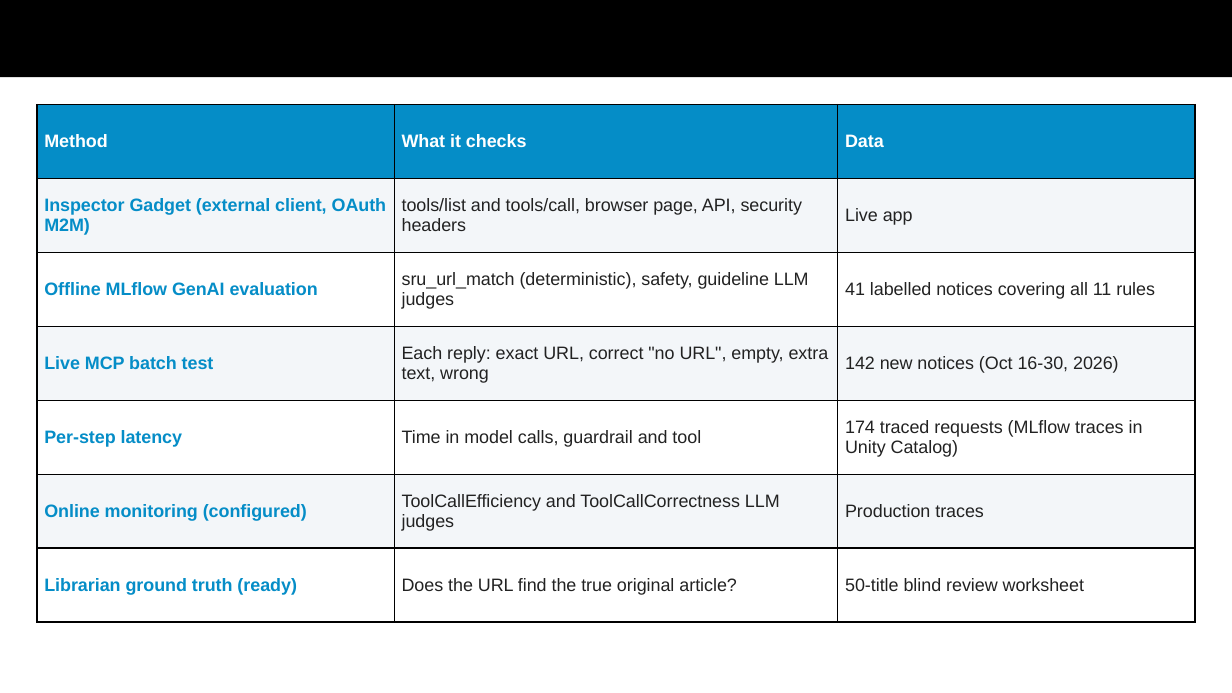
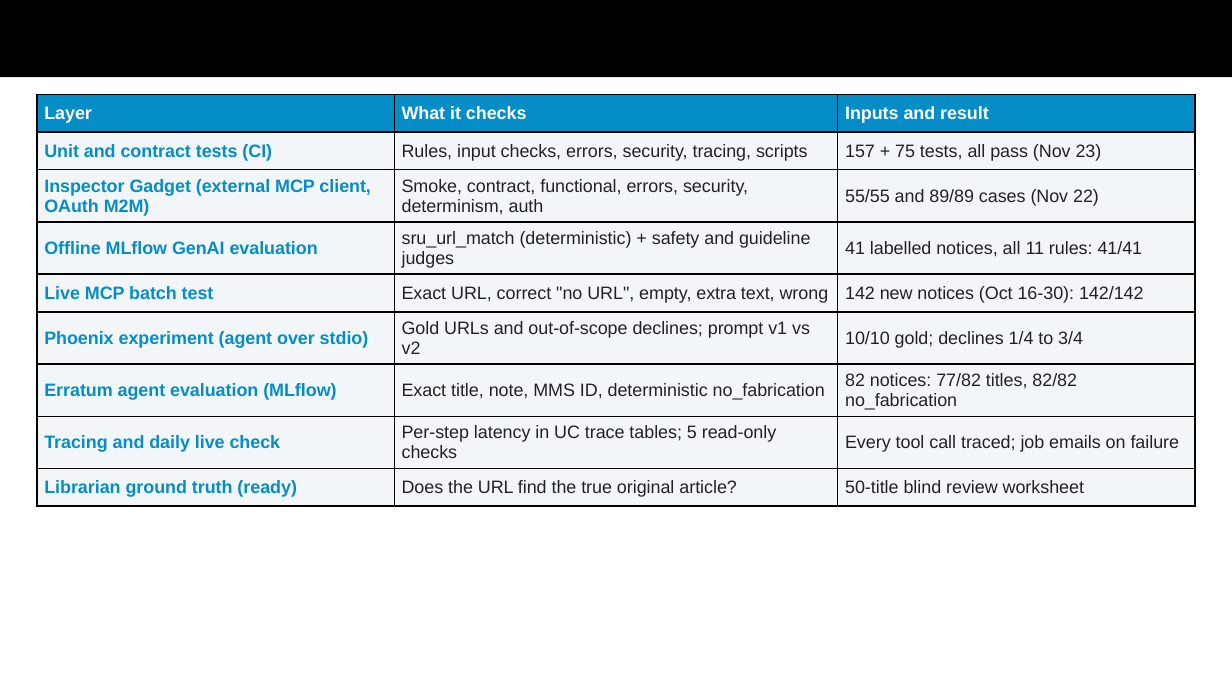
Before and after one commit to AmandaZXu-USDA/mcp-hackathon-demo-sru, a slide deck: slide 12 of submission/GSA-MCP-Hackathon-mcp-sru-syntax.pptx (slide 9 before the commit). Drawn at 1232x693 pixels with LibreOffice and Linux fonts; fonts in the diff are those of the drawing. Boxes give left, top, right and bottom in pixels: in the first picture for what was removed or moved away, otherwise in the second. Text is boxed around its words. In the diff, an @@ line names an element or a change of style, - is before the commit and + after.

Commit message:
Presentation refined to the judging criteria: 20 slides with a criteria map, code organization and agent-goal tool design slides, eight-layer evaluation setup, current numbers (157 + 75 tests, 142/142, 41/41) and the two-app Playground demo

```diff
--- a/submission/GSA-MCP-Hackathon-mcp-sru-syntax.pptx
+++ b/submission/GSA-MCP-Hackathon-mcp-sru-syntax.pptx
@@ table at [37,95,1195,612] @@
-row 1: Method | What it checks | Data
-row 2: Inspector Gadget (external client, OAuth M2M) | tools/list and tools/call, browser page, API, security headers | Live app
-row 3: Offline MLflow GenAI evaluation | sru_url_match (deterministic), safety, guideline LLM judges | 41 labelled notices covering all 11 rules
-row 4: Live MCP batch test | Each reply: exact URL, correct "no URL", empty, extra text, wrong | 142 new notices (Oct 16-30, 2026)
-row 5: Per-step latency | Time in model calls, guardrail and tool | 174 traced requests (MLflow traces in Unity Catalog)
-row 6: Online monitoring (configured) | ToolCallEfficiency and ToolCallCorrectness LLM judges | Production traces
+row 1: Layer | What it checks | Inputs and result
+row 2: Unit and contract tests (CI) | Rules, input checks, errors, security, tracing, scripts | 157 + 75 tests, all pass (Nov 23)
+row 3: Inspector Gadget (external MCP client, OAuth M2M) | Smoke, contract, functional, errors, security, determinism, auth | 55/55 and 89/89 cases (Nov 22)
+row 4: Offline MLflow GenAI evaluation | sru_url_match (deterministic) + safety and guideline judges | 41 labelled notices, all 11 rules: 41/41
+row 5: Live MCP batch test | Exact URL, correct "no URL", empty, extra text, wrong | 142 new notices (Oct 16-30): 142/142
+row 6: Phoenix experiment (agent over stdio) | Gold URLs and out-of-scope declines; prompt v1 vs v2 | 10/10 gold; declines 1/4 to 3/4
+row 7: Erratum agent evaluation (MLflow) | Exact title, note, MMS ID, deterministic no_fabrication | 82 notices: 77/82 titles, 82/82 no_fabrication
+row 8: Tracing and daily live check | Per-step latency in UC trace tables; 5 read-only checks | Every tool call traced; job emails on failure
@@ table: place and size @@
-table at [37,105,1195,622]
+table at [37,95,1195,612]
```
Also in this commit, not shown: 6 other slides changed, 3 slides added, 1 other file.
